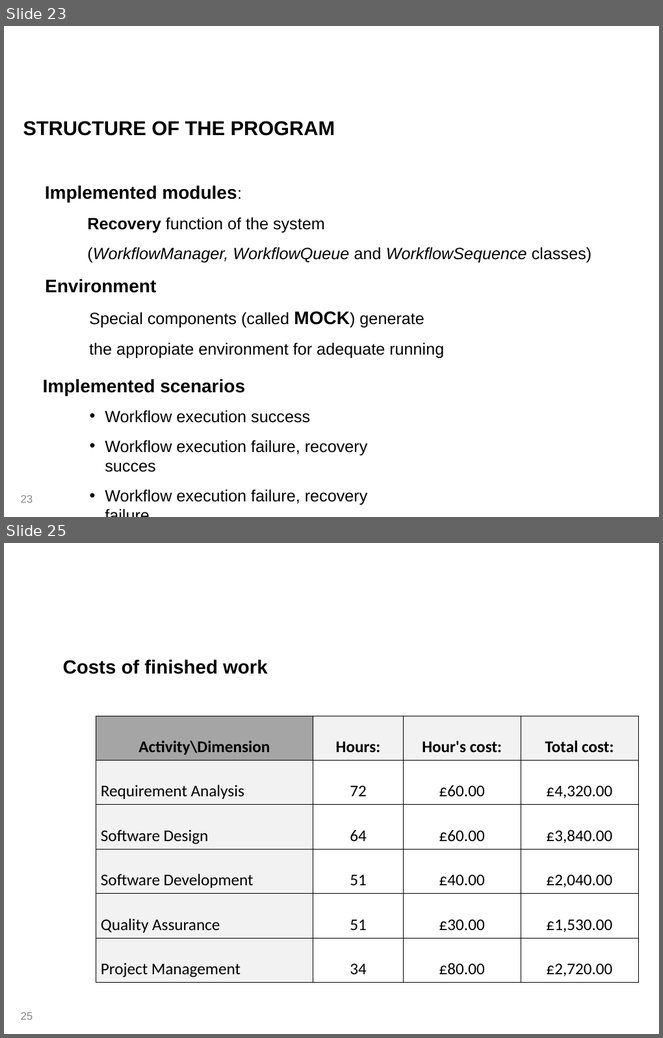
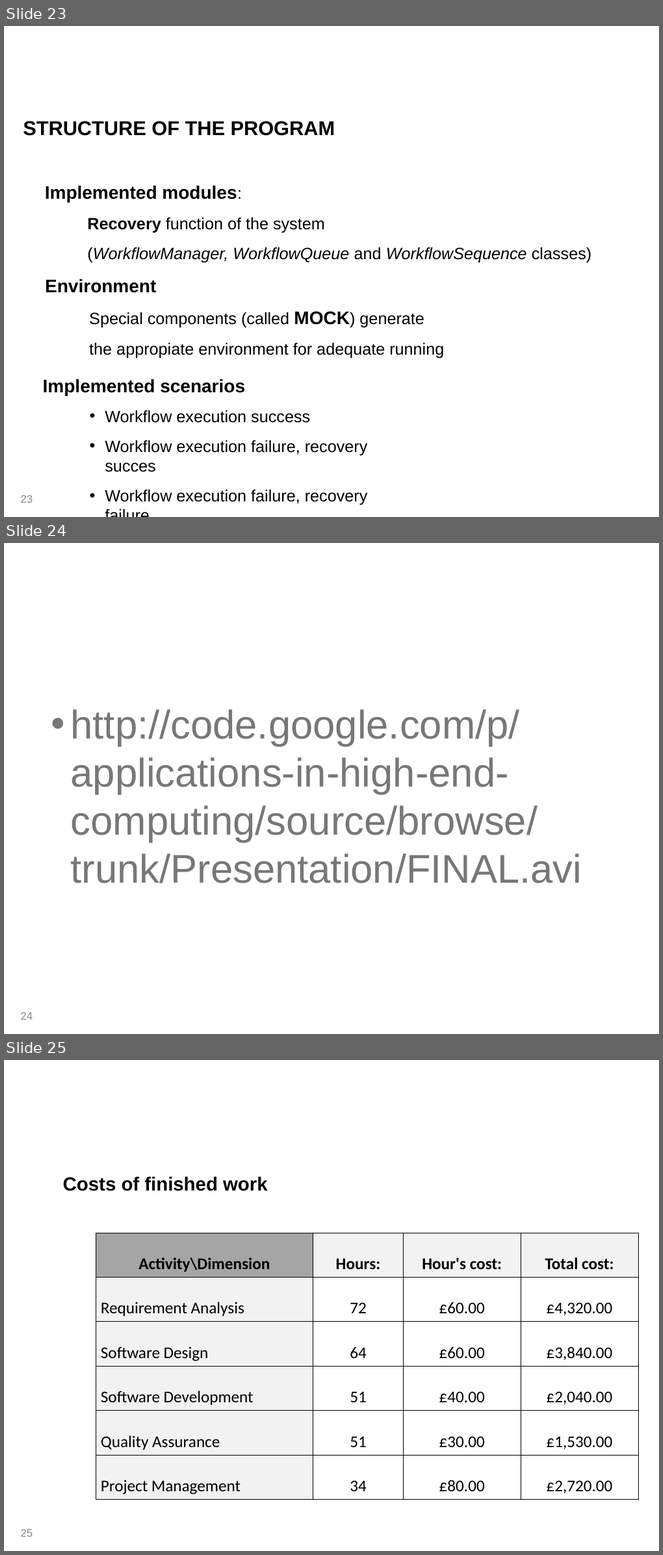
Before and after one commit to mateuszgolab/applications-in-high-end-computing, a slide deck: Presentation/Group Presentation.ppt. Shown one above the other, each under a label of ours: slides 23 and 25 before the commit, slides 23, 24 and 25 after it; the slides between them are not shown. The pictures are 663x1038 and 663x1555 pixels, drawn with LibreOffice and Linux fonts; fonts in the diff are those of the drawing; background and template pictures are left out. Boxes give left, top, right and bottom in pixels: in the first picture for what was removed or moved away, otherwise in the second. Text is boxed around its words. In the diff, an @@ line names an element or a change of style, - is before the commit and + after.

Commit message:
+ link to demonstration video added

```diff
--- a/Presentation/Group Presentation.ppt
+++ b/Presentation/Group Presentation.ppt
@@ slide 24 added at [4, 543, 659, 1034], background picture (left out) @@
@@ title added at [14, 552, 316, 634], 30 pt, text #FFFFFF @@
+Demonstration
@@ text added at [71, 709, 582, 884], 44 pt, text #777777 @@
+• http://code.google.com/p/applications-in-high-end-computing/source/browse/trunk/Presentation/FINAL.avi
@@ page number added at [21, 1012, 33, 1020], 12 pt, text #898989 @@
+24
```
Also in this commit, not shown: 1 slide removed, 2 other files.
